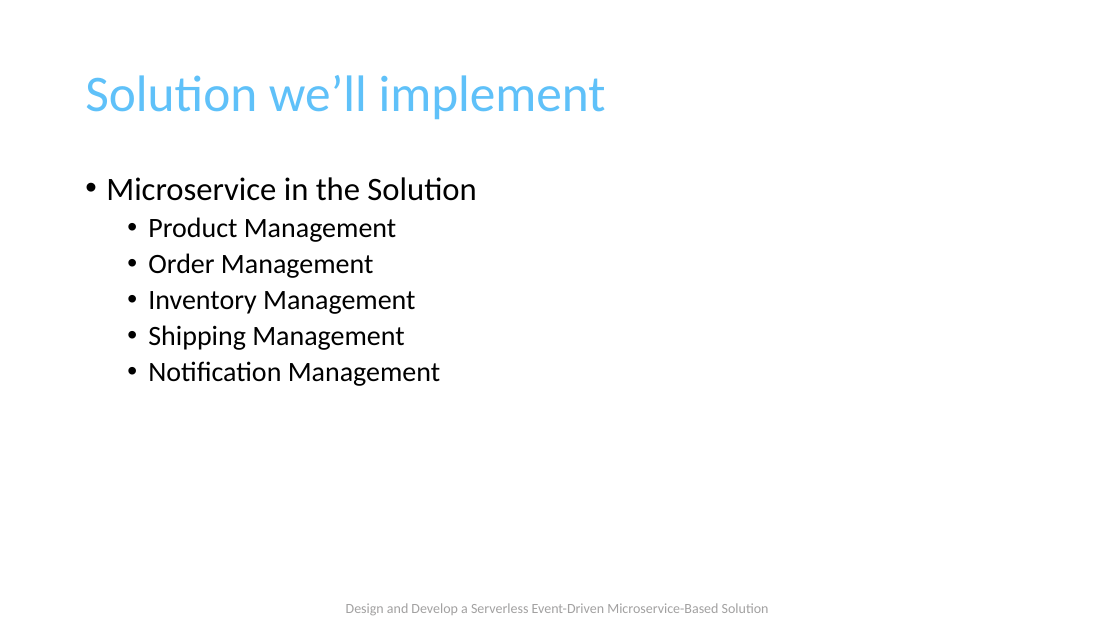
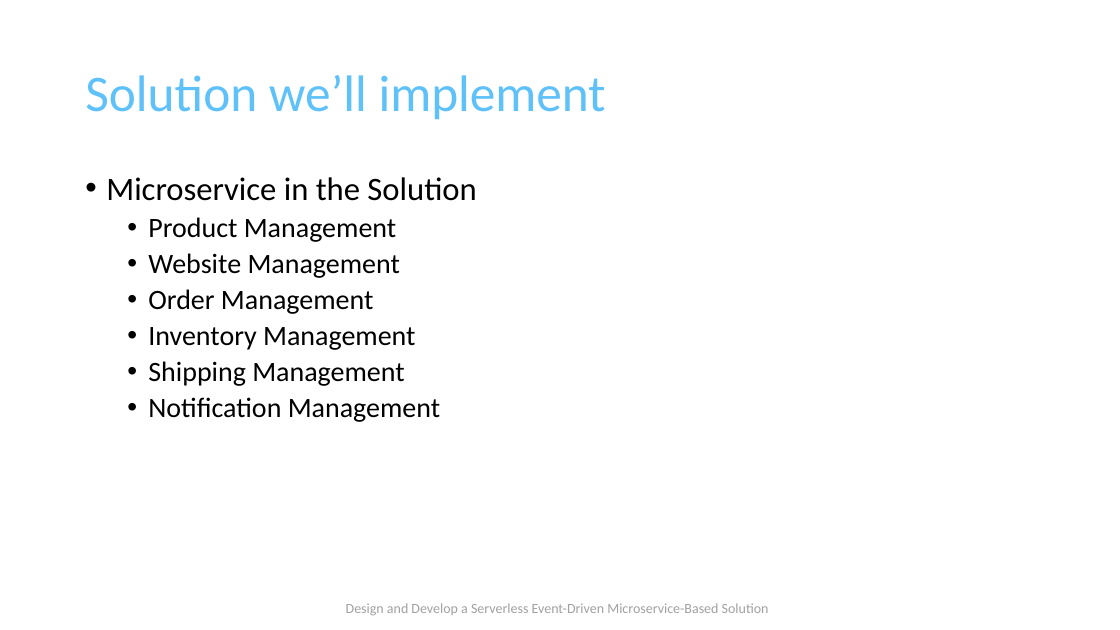
Before and after one commit to TaleLearnCode/DesignDevelopServerlessEventDrivenMicroserviceSolution, a slide deck: slide 62 of EDAWorkshop-03.pptx (slide 58 before the commit). Drawn at 1120x630 pixels with LibreOffice and Linux fonts; fonts in the diff are those of the drawing; background and template pictures are left out. Boxes give left, top, right and bottom in pixels: in the first picture for what was removed or moved away, otherwise in the second. Text is boxed around its words. In the diff, an @@ line names an element or a change of style, - is before the commit and + after.

```diff
--- a/EDAWorkshop-03.pptx
+++ b/EDAWorkshop-03.pptx
@@ text at [148,253,400,278]: paragraph added @@
+  • Website Management
```
Also in this commit, not shown: 5 other slides changed, 1 slide removed, 7 other files.
